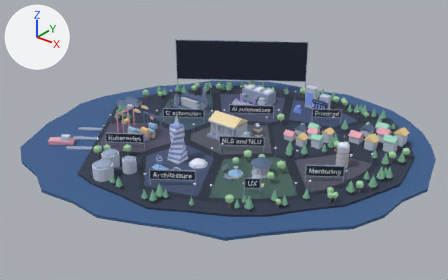
Two versions of the glTF model public/skills-city.glb, one commit apart.
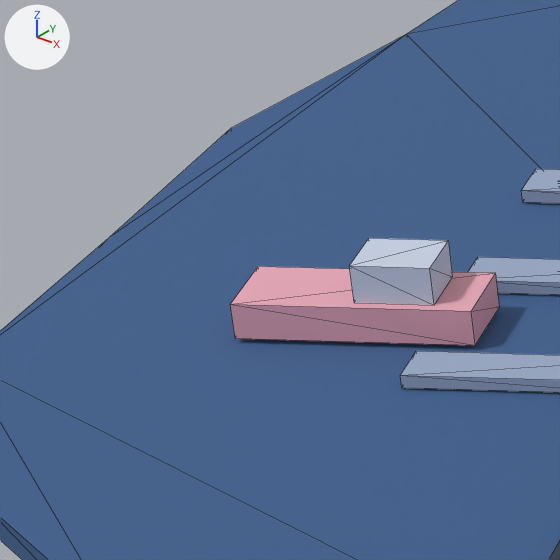
The first picture shows the older version from a 50 mm lens placed at (24.8, -32.3, 19.6), pointed at (-0.2, -1.1, 0.2). The close-ups show the older and then the newer version on the part from 5% to 18% of the width and 39% to 60% of the height of that picture. Only the edits that show in the close-ups are written down. The axes (+X, +Y, +Z) are drawn at upper left. The lights are the same throughout. The close-ups show mesh edges as thin lines. Where no turn or scale is listed for an object, it has been applied to the vertices.

The older version as bpy lines, for what is in view:
```python
me_cube_223 = bpy.data.meshes.new('Cube.223')
me_cube_223.from_pydata(...)  # 8 vertices, 12 faces; spans x -0.92..0.92, y -0.78..0.78, z -0.14..0.14
me_cube_223.materials.append(mat_k8s_accent)  # pink #e8a8b8
me_cube_224 = bpy.data.meshes.new('Cube.224')
me_cube_224.from_pydata(...)  # 8 vertices, 12 faces; spans x -0.383..0.383, y -0.369..0.369, z -0.15..0.15
me_cube_224.materials.append(mat_wall)  # pale blue #c9d3e6
me_ground = bpy.data.meshes.new('ground')
me_ground.from_pydata(...)  # 2069 vertices, 3314 faces; spans x -14.2..13.7, y -13.2..13.0, z -0.3..4.4
# faces by material slot: [124, 140, 36, 48, 12, 1684, 690, 580]
me_ground.materials.append(mat_land)  # dark blue #2f3a4f
me_ground.materials.append(mat_water_deep)  # blue #3b5f8f
me_ground.materials.append(mat_wall_dark)  # greyish blue #9aaac6
me_ground.materials.append(mat_sign_metal)  # greyish blue #9aaac6
me_ground.materials.append(mat_sign_board)  # dark blue #1b2238
me_ground.materials.append(mat_trunk)  # brown #8a7a6a
me_ground.materials.append(mat_leaf_dark)  # green #7fb89a
me_ground.materials.append(mat_leaf)  # green #a8d8a8
ob_ground = bpy.data.objects.new('ground', me_ground)
ob_ground.location = (0.0, 0.0, 0.0)
ob_harbour_boat_cabin = bpy.data.objects.new('harbour-boat-cabin', me_cube_224)
ob_harbour_boat_cabin.location = (-9.108, -8.08, 0.33)
ob_harbour_boat_hull = bpy.data.objects.new('harbour-boat-hull', me_cube_223)
ob_harbour_boat_hull.location = (-9.353, -8.252, 0.04)
```
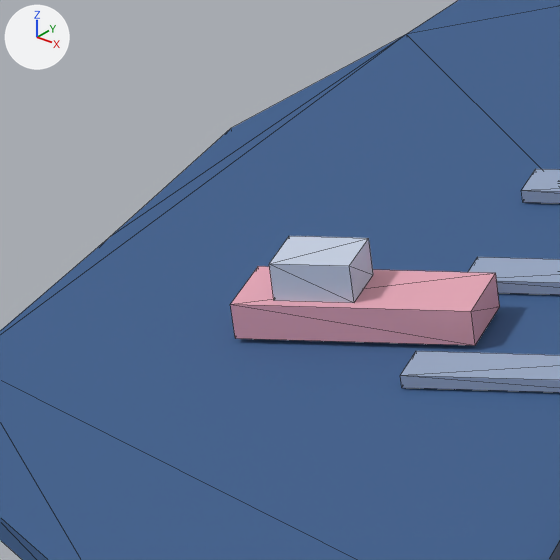
Changed parts and their boxes [x1, y1, x2, y2] in the close-ups (560 x 560 px):
'harbour-boat-cabin', moved: before [349, 238, 453, 305]; after [269, 236, 373, 303]

What changed in the scene script:
```text
Change ob_harbour_boat_cabin:
    ob_harbour_boat_cabin.location: (-9.108, -8.08, 0.33) -> (-9.599, -8.424, 0.33)
```
